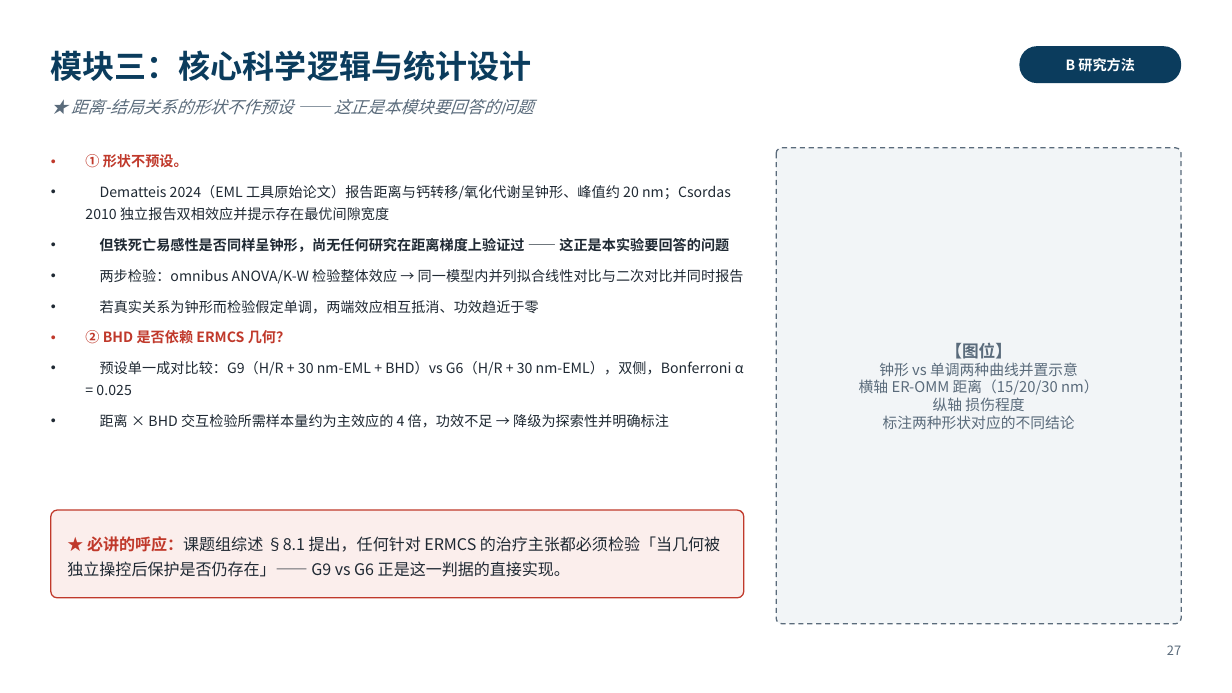
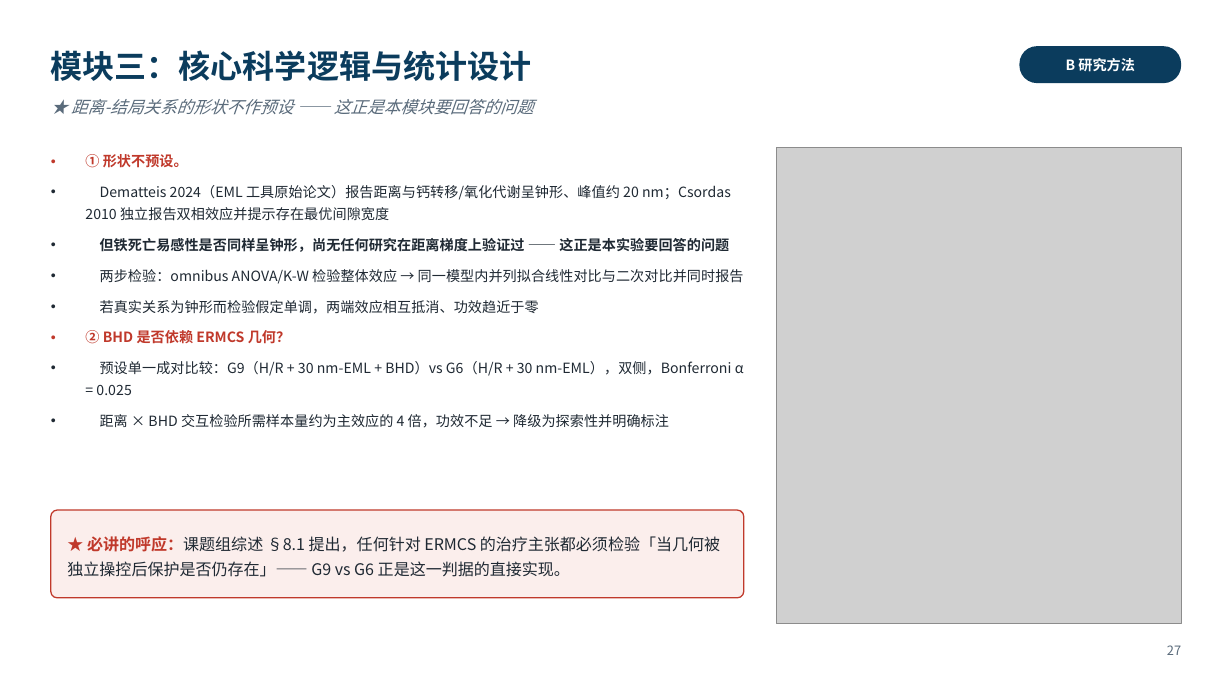
Before and after one commit to xoaiquynhanh17228kk-sketch/test, a slide deck: slide 27 of 开题报告_骨架.pptx. Drawn at 1232x693 pixels with LibreOffice and Linux fonts; fonts in the diff are those of the drawing; grey boxes stand for pictures. Boxes give left, top, right and bottom in pixels: in the first picture for what was removed or moved away, otherwise in the second. Text is boxed around its words. In the diff, an @@ line names an element or a change of style, - is before the commit and + after.

```diff
--- a/开题报告_骨架.pptx
+++ b/开题报告_骨架.pptx
@@ rounded rectangle removed at (776,148,1181,624) @@
@@ picture added at (776,148,1181,624) @@
@@ text removed at (859,343,1099,429) @@
-【图位】
-钟形 vs 单调两种曲线并置示意
-横轴 ER-OMM 距离（15/20/30 nm）
-纵轴 损伤程度
-标注两种形状对应的不同结论
```
Also in this commit, not shown: 22 other slides changed, 26 other files.
